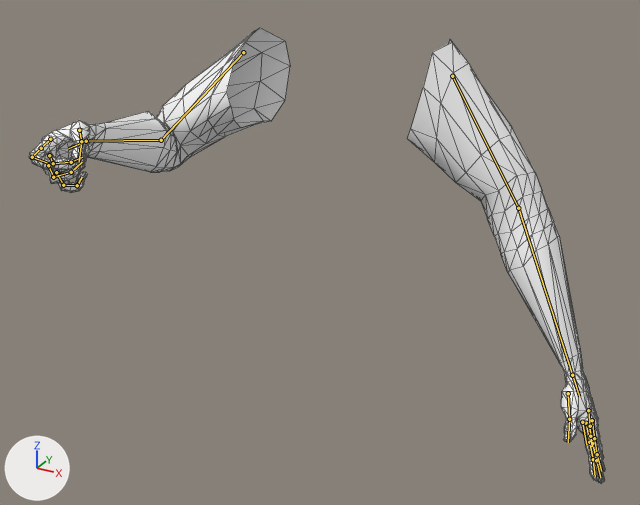
The glTF model characters/weapons/revolver_arms.glb as it was, and as the next commit left it.
The view is the same before and after, from a 50 mm camera at (0.854, -1.614, 0.419) aimed at (0.068, -0.185, -0.295). The axes (+X, +Y, +Z) are drawn at lower left. The lights are the same throughout. The first picture is the older version. Both versions are drawn at frame 0 of the action 'arms_revolver_shoot'; the numbers are the values there. The bones that change, and the others that lie on the model, are drawn over the model as lines. Mesh edges are drawn as thin lines.

Names of what the first picture shows: 'HumanBasemesh.001'.
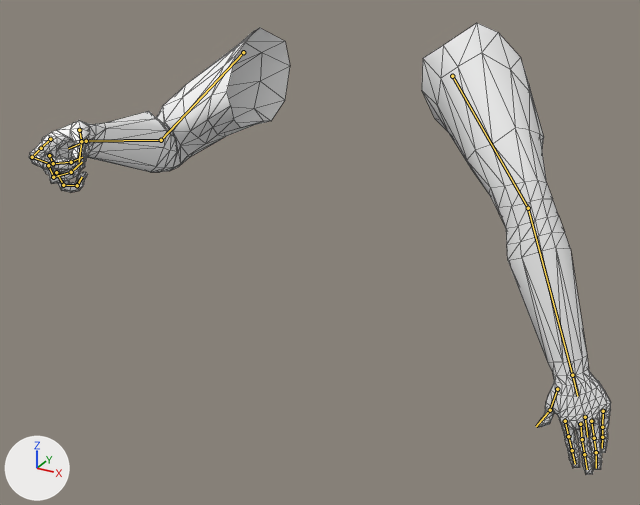
Pixel boxes [x1, y1, x2, y2] of what changed, in the pictures (640 x 505 px):
'HumanBasemesh.001', posed
    before: [29, 28, 605, 484]
    after: [29, 23, 611, 475]
bone 'ArmUpper.L', root to tip
    before: (452, 76) to (518, 208)
    after: (452, 76) to (528, 208)
bone 'FingerIndexStart.L', root to tip
    before: (586, 423) to (589, 442)
    after: (565, 421) to (568, 436)
bone 'FingerRingStart.L', root to tip
    before: (592, 420) to (594, 438)
    after: (591, 421) to (594, 438)
bone 'FingerPinkyStart.L', root to tip
    before: (588, 410) to (590, 426)
    after: (603, 411) to (602, 427)

The change in detail:
Bone 'ArmUpper.L' (bone_armupper_l) turns from (0, 0, 0) to (33, 76, 40) degrees about its own x, y and z.
Bone 'FingerIndexStart.L' (bone_fingerindexstart_l) turns from (0, 0, 0) to (-11, -4, -1) degrees about its own x, y and z.
Bone 'FingerRingStart.L' (bone_fingerringstart_l) turns from (0, 0, 0) to (10, 4, 4) degrees about its own x, y and z.
Bone 'FingerPinkyStart.L' (bone_fingerpinkystart_l) turns from (0, 0, 0) to (27, 8, 15) degrees about its own x, y and z.
